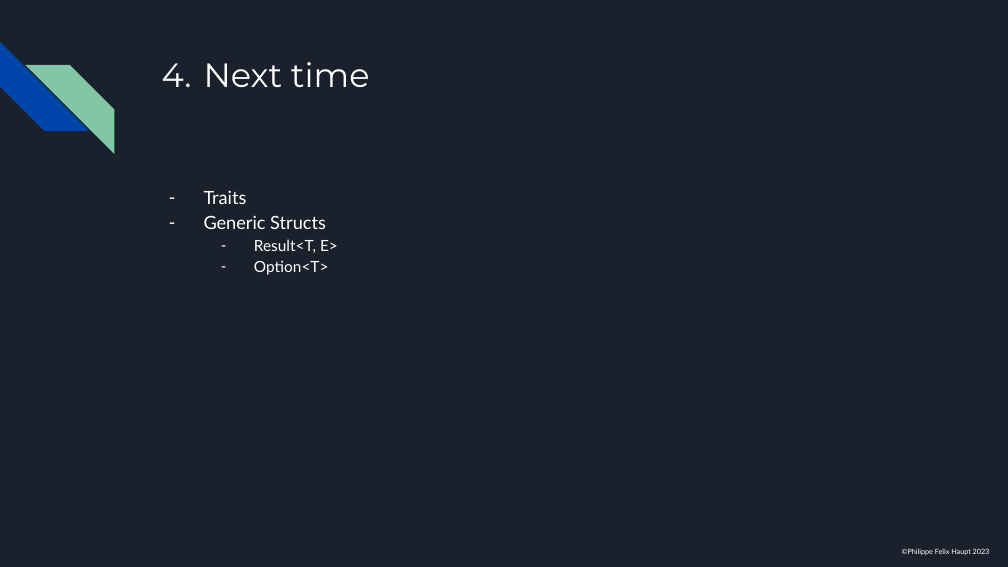
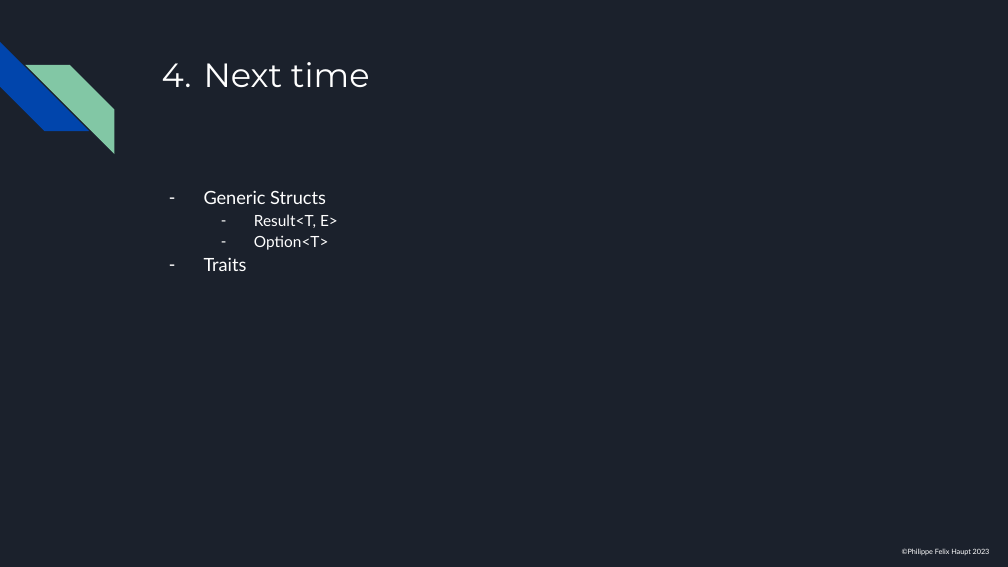
Before and after one commit to pfhaupt/progkurs, a slide deck: slide 140 of rust-beginner/08 - Structs/08 - RUSTikales Rust for beginners.pptx. Drawn at 1008x567 pixels with LibreOffice and Linux fonts; fonts in the diff are those of the drawing. Boxes give left, top, right and bottom in pixels: in the first picture for what was removed or moved away, otherwise in the second. Text is boxed around its words. In the diff, an @@ line names an element or a change of style, - is before the commit and + after.

```diff
--- a/rust-beginner/08 - Structs/08 - RUSTikales Rust for beginners.pptx
+++ b/rust-beginner/08 - Structs/08 - RUSTikales Rust for beginners.pptx
@@ text at [204,190,247,204]: paragraph removed @@
-– Traits
@@ text at [204,257,247,271]: paragraph added @@
+– Traits
```
Also in this commit, not shown: 7 other slides changed.
